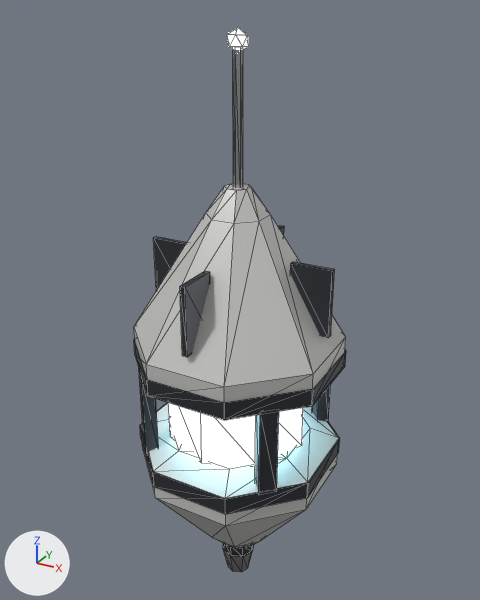
The glTF model site/public/game/models/buoy.glb: old version first, new version second.
Both versions are drawn from a 50 mm lens placed at (1.14, -2.06, 1.47), pointed at (-0.03, 0.06, 0.41). The axes (+X, +Y, +Z) are drawn at lower left. The lights are the same throughout. The picture after the commit comes second. Mesh edges are drawn as thin lines. Where no turn or scale is listed for an object, it has been applied to the vertices. Vertices at exactly the same position are counted once.

In view in the first picture: 'body', 'core' and 1 more.
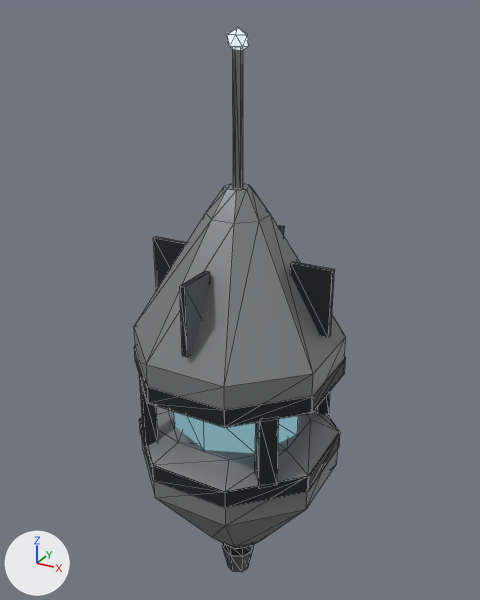
Diff of the bpy script that builds the scene:
```diff
--- a/site/public/game/models/buoy.glb.py
+++ b/site/public/game/models/buoy.glb.py
@@ mat_buoy_shell @@
 mat_buoy_shell = principled_material('buoy_shell')
-mat_buoy_shell.base_color = (0.6, 0.6, 0.58)  # light grey #cbcbc8
+mat_buoy_shell.base_color = (0.24, 0.245, 0.25)  # grey #868889
 mat_buoy_shell.metallic = 0.2
@@ mat_buoy_core @@
+mat_buoy_core = principled_material('buoy_core')
+mat_buoy_core.base_color = (0.09, 0.17, 0.2)  # dark cyan #55737c
+mat_buoy_core.emission_color = (0.162, 0.306, 0.36)  # cyan #7096a2
+mat_buoy_core.emission_strength = 1.0
@@ me_body @@
 me_body.from_pydata(...)  # 220 vertices, 344 faces; spans x -0.39..0.39, y -0.39..0.39, z -0.91..1.35
 # used by ob_body; location = (0.0, 0.0, 0.0)
+# me_body part 1: the loose piece of 16 vertices spanning x -0.39..0.39, y -0.39..0.39, z 0.17..0.24 is moved by (0.0, 0.0, -0.03)
+# me_body part 2: the loose piece of 16 vertices spanning x -0.39..0.39, y -0.39..0.39, z -0.24..-0.17 is moved by (0.0, 0.0, 0.03)
+# me_body part 3: the loose piece of 8 vertices spanning x 0.22..0.3, y 0.22..0.3, z -0.18..0.18 is scaled about its middle by (1, 1, 0.833)
+# me_body part 4: the loose piece of 8 vertices spanning x -0.3..-0.22, y -0.3..-0.22, z -0.18..0.18 is scaled about its middle by (1, 1, 0.833)
+# me_body part 5: the loose piece of 8 vertices spanning x 0.22..0.3, y -0.3..-0.22, z -0.18..0.18 is scaled about its middle by (1, 1, 0.833)
+# me_body part 6: 32 of the vertices in x -0.39..0.39, y -0.39..0.39, z -0.17..0.17 are scaled about their middle by (1, 1, 0.775)
 me_body.materials.append(mat_buoy_shell)
@@ me_core @@
 # used by ob_core; location = (0.0, 0.0, 0.0)
-me_core.from_pydata(...)  # 16 vertices, 28 faces; spans x -0.29..0.29, y -0.29..0.29, z -0.14..0.14
-me_core.materials.append(mat_emit_cyan)  # cyan #aae7ff, glowing cyan #b3edff
+me_core.from_pydata(...)  # 16 vertices, 28 faces; spans x -0.27..0.27, y -0.27..0.27, z -0.1..0.1
+# me_core part 7: the whole mesh is scaled about its middle by (0.931, 0.931, 0.714)
+me_core.materials.append(mat_buoy_core)  # dark cyan #55737c, glowing cyan #7096a2
```

Changed parts and their boxes (x1, y1, x2, y2) in the pictures (480 x 600 px; the box of a moved part takes in the faces that stretch with it):
'body', recoloured, reshaped (dark grey to grey)
    both: (134, 49, 346, 572)
'core', recoloured, rescaled
    before: (169, 403, 303, 465)
    after: (174, 412, 299, 453)
part 1 of me_body, moved or reshaped
    before: (134, 339, 346, 420)
    after: (134, 346, 346, 428)
part 2 of me_body, moved or reshaped
    before: (140, 402, 340, 514)
    after: (139, 416, 340, 508)
part 3 of me_body, moved or reshaped
    before: (312, 384, 331, 422)
    after: (315, 392, 330, 416)
part 4 of me_body, moved or reshaped
    before: (139, 369, 159, 454)
    after: (139, 375, 158, 448)
part 5 of me_body, moved or reshaped
    before: (255, 409, 279, 495)
    after: (255, 416, 279, 489)
part 6 of me_body, moved or reshaped
    both: (134, 328, 346, 526)
